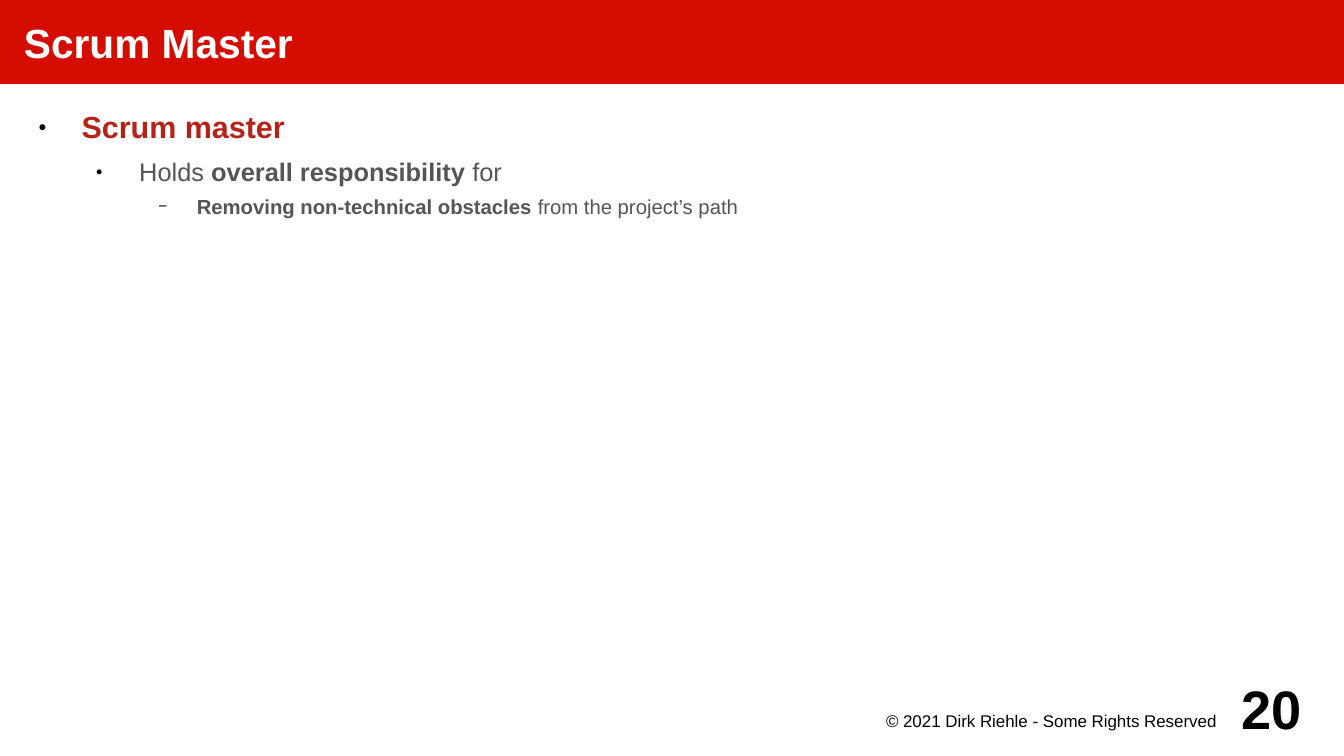
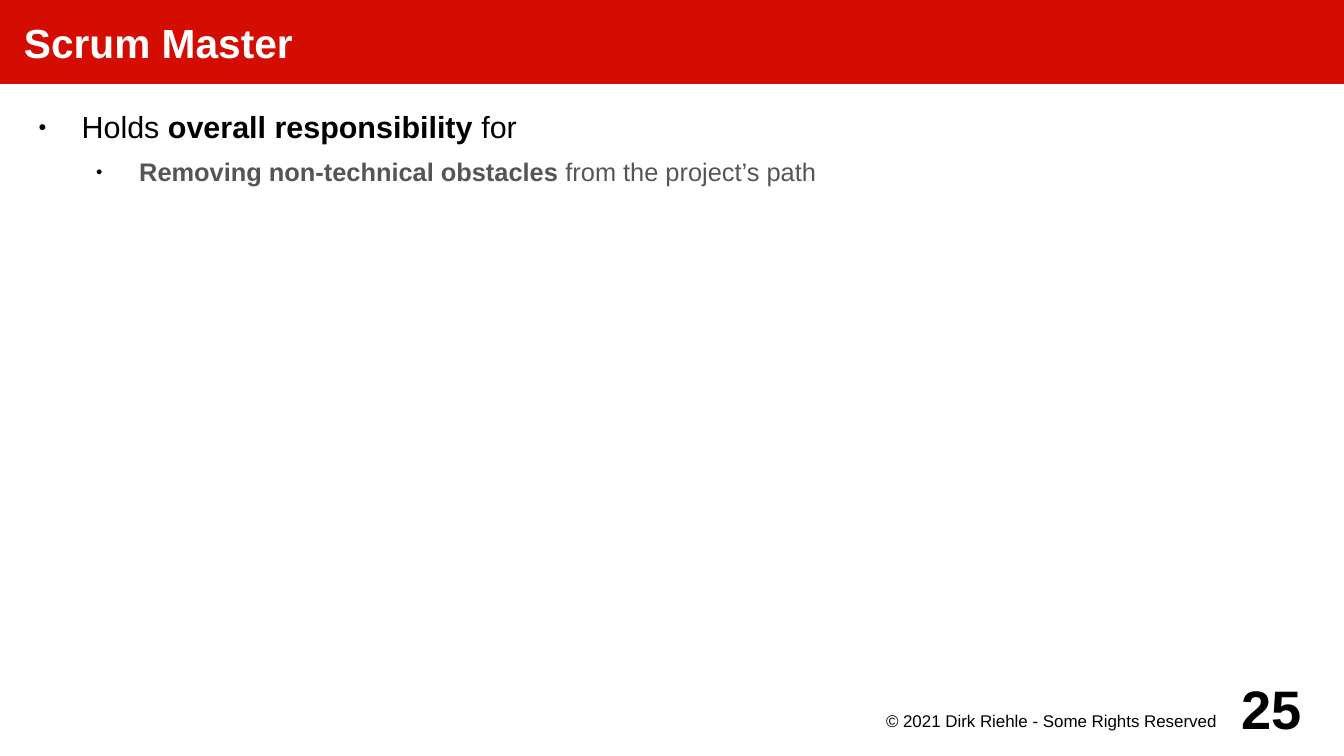
Before and after one commit to dirkriehle/amos-course, a slide deck: slide 25 of Lecture slides/AMOS C03 - Scrum Overview.odp (slide 20 before the commit). Drawn at 1344x756 pixels with LibreOffice and Linux fonts; fonts in the diff are those of the drawing. Boxes give left, top, right and bottom in pixels: in the first picture for what was removed or moved away, otherwise in the second. Text is boxed around its words. In the diff, an @@ line names an element or a change of style, - is before the commit and + after.

```diff
--- a/Lecture slides/AMOS C03 - Scrum Overview.odp
+++ b/Lecture slides/AMOS C03 - Scrum Overview.odp
@@ text "Holds overall responsibility for" at box(82, 116, 816, 187): size 15 to 18 pt, text colour #555555 to #000000 in "Holds overall responsibility for"; size 12 to 15 pt in "Removing non-technical obstacles from the project’s path"; list level 2 to 1 in "Holds overall responsibility for"; bullet − to ●; list level 3 to 2 in "Removing non-technical obstacles from the ..." @@
@@ text at box(82, 116, 285, 139): paragraph removed @@
-● Scrum master
@@ page number at box(1242, 691, 1302, 730): text changed @@
-20
+25
```
Also in this commit, not shown: 5 other slides changed, 6 slides added, 5 other files.
